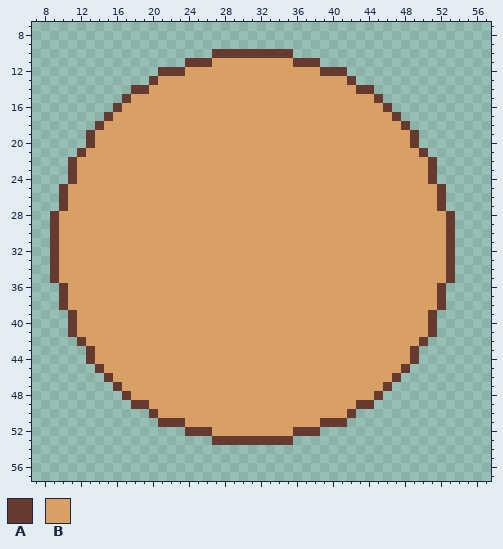
Pixel-art file, stored at Art/SandBaseBall.aseprite. The picture above was drawn from the file before the commit.
64x64 pixels, 1 frame. Colours within 5 levels of each other are drawn and written as one. Shown: x 7..57, y 7..57.
Palette (. is transparent): A #663931  B #d9a066
Pixels before (only the part around the change), first column x 7:
 7 ...................................................
 8 ...................................................
 9 ...................................................
10 ....................AAAAAAAAA......................
11 .................AAABBBBBBBBBAAA...................
12 ..............AAABBBBBBBBBBBBBBBAAA................
13 .............ABBBBBBBBBBBBBBBBBBBBBA...............
14 ...........AABBBBBBBBBBBBBBBBBBBBBBBAA.............
15 ..........ABBBBBBBBBBBBBBBBBBBBBBBBBBBA............
16 .........ABBBBBBBBBBBBBBBBBBBBBBBBBBBBBA...........
17 ........ABBBBBBBBBBBBBBBBBBBBBBBBBBBBBBBA..........
18 .......ABBBBBBBBBBBBBBBBBBBBBBBBBBBBBBBBBA.........
19 ......ABBBBBBBBBBBBBBBBBBBBBBBBBBBBBBBBBBBA........
20 ......ABBBBBBBBBBBBBBBBBBBBBBBBBBBBBBBBBBBA........
21 .....ABBBBBBBBBBBBBBBBBBBBBBBBBBBBBBBBBBBBBA.......
22 ....ABBBBBBBBBBBBBBBBBBBBBBBBBBBBBBBBBBBBBBBA......
23 ....ABBBBBBBBBBBBBBBBBBBBBBBBBBBBBBBBBBBBBBBA......
24 ....ABBBBBBBBBBBBBBBBBBBBBBBBBBBBBBBBBBBBBBBA......
25 ...ABBBBBBBBBBBBBBBBBBBBBBBBBBBBBBBBBBBBBBBBBA.....
26 ...ABBBBBBBBBBBBBBBBBBBBBBBBBBBBBBBBBBBBBBBBBA.....
27 ...ABBBBBBBBBBBBBBBBBBBBBBBBBBBBBBBBBBBBBBBBBA.....
28 ..ABBBBBBBBBBBBBBBBBBBBBBBBBBBBBBBBBBBBBBBBBBBA....
29 ..ABBBBBBBBBBBBBBBBBBBBBBBBBBBBBBBBBBBBBBBBBBBA....
30 ..ABBBBBBBBBBBBBBBBBBBBBBBBBBBBBBBBBBBBBBBBBBBA....
31 ..ABBBBBBBBBBBBBBBBBBBBBBBBBBBBBBBBBBBBBBBBBBBA....
32 ..ABBBBBBBBBBBBBBBBBBBBBBBBBBBBBBBBBBBBBBBBBBBA....
33 ..ABBBBBBBBBBBBBBBBBBBBBBBBBBBBBBBBBBBBBBBBBBBA....
34 ..ABBBBBBBBBBBBBBBBBBBBBBBBBBBBBBBBBBBBBBBBBBBA....
35 ..ABBBBBBBBBBBBBBBBBBBBBBBBBBBBBBBBBBBBBBBBBBBA....
36 ...ABBBBBBBBBBBBBBBBBBBBBBBBBBBBBBBBBBBBBBBBBA.....
37 ...ABBBBBBBBBBBBBBBBBBBBBBBBBBBBBBBBBBBBBBBBBA.....
38 ...ABBBBBBBBBBBBBBBBBBBBBBBBBBBBBBBBBBBBBBBBBA.....
39 ....ABBBBBBBBBBBBBBBBBBBBBBBBBBBBBBBBBBBBBBBA......
40 ....ABBBBBBBBBBBBBBBBBBBBBBBBBBBBBBBBBBBBBBBA......
41 ....ABBBBBBBBBBBBBBBBBBBBBBBBBBBBBBBBBBBBBBBA......
42 .....ABBBBBBBBBBBBBBBBBBBBBBBBBBBBBBBBBBBBBA.......
43 ......ABBBBBBBBBBBBBBBBBBBBBBBBBBBBBBBBBBBA........
44 ......ABBBBBBBBBBBBBBBBBBBBBBBBBBBBBBBBBBBA........
45 .......ABBBBBBBBBBBBBBBBBBBBBBBBBBBBBBBBBA.........
46 ........ABBBBBBBBBBBBBBBBBBBBBBBBBBBBBBBA..........
47 .........ABBBBBBBBBBBBBBBBBBBBBBBBBBBBBA...........
48 ..........ABBBBBBBBBBBBBBBBBBBBBBBBBBBA............
49 ...........AABBBBBBBBBBBBBBBBBBBBBBBAA.............
50 .............ABBBBBBBBBBBBBBBBBBBBBA...............
51 ..............AAABBBBBBBBBBBBBBBAAA................
52 .................AAABBBBBBBBBAAA...................
53 ....................AAAAAAAAA......................
54 ...................................................
55 ...................................................
56 ...................................................
57 ...................................................
The same view after the edit:
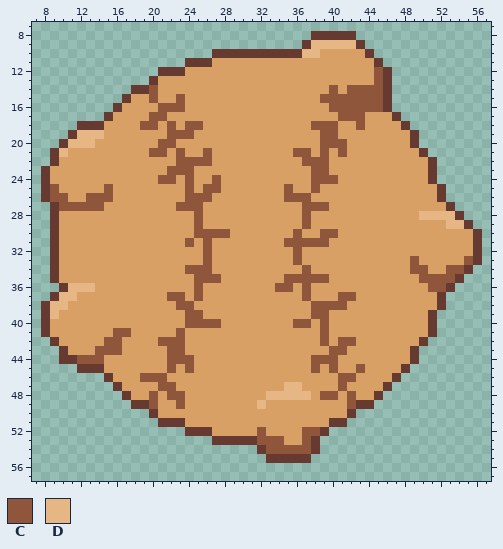
Colours new in this view: C #8f563b  D #e6b685
Log entry: finished sand ball, added eyeball
Diff:
layer "Blobs" added
layer "Stitches" added
Changed rows in their new state; - is an unchanged pixel.
Layers "Stitches", "Blobs":
first column x 8:
 8 ------------------------------AAAAA--------------
 9 -----------------------------ADDDDDA-------------
10 ----------------------------ADDBBBBBA------------
11 ----------------------------BBBBBBBBBA-----------
12 -------------------------------BBBBBBCA----------
13 ----------------------------------BBBCA----------
14 ------------C-------------------C-CCCCA----------
15 ------------C--C---------------CCCCCCCA----------
16 -------------CCC----------------CCCCCC-----------
17 ------------CC-------------------CCC-------------
18 ----AA-----CC-C-CC------------CCC--C-------------
19 ---ADDD-------CCC--------------CC----------------
20 --ADDD-------CC----------------CCC---------------
21 -ADBB-------CC-C--C---------CC-C-C---------------
22 -ABB-----------CCCC----------CCC-----------------
23 ABBB----------CCC-------------CC-----------------
24 ABBB---------CC-C--C----------CCC----------------
25 ACB----C--------C-CC-------C--C------------------
26 ACC--CCC--------CCC--------CCC-------------------
27 -ACCCCC--------CCC-----------CCC------------BA---
28 -----------------C-----------C------------DDDDA--
29 -----------------C-----------C---------------DDA-
30 -----------------CCCC-------C--CC------------BBBA
31 ----------------C-C--------CCCCC-------------BBBA
32 ------------------C---------C----------------BBBA
33 ------------------C---------C------------C---BBCA
34 ----------------CCC----------C-----------CC--CCA-
35 -----------------CCC-------CCCCC----------CCCCA--
36 ---DDD-----------C--------CC-C-------------CCA---
37 -ADD----------CC-C-----------C---CC--------------
38 ADD------------CC-------------CCCC---------------
39 ADBB------------CC------------CC-----------------
40 ABBB------------CCCC--------CC-C-----------------
41 ABBB----CC-----C---------------C-----------------
42 -ABBB--CC----CCC---------------C-CC--------------
43 --ABBBCCC-----CC----------------CC---------------
44 --AACCC-------CCC-------------CCC----------------
45 ----AA--------C-C-------------C-C--C-------------
46 -----------CCC-------------------CC--------------
47 -------------CC------------DD----C---------------
48 ------------C-CC---------DDDDD-CC-C--------------
49 ------------C--C--------D---------C--------------
51 -------------------------------B-----------------
52 ------------------------C---BCCA-----------------
53 ------------------------CCCBBCA------------------
54 ------------------------ACCCCCA------------------
55 -------------------------AAAAA-------------------
Boxes around the changes in both pictures, in picture pixels (x1, y1, x2, y2):
changed: (257, 31, 392, 463)
changed: (41, 85, 230, 409)
changed: (410, 202, 482, 292)
